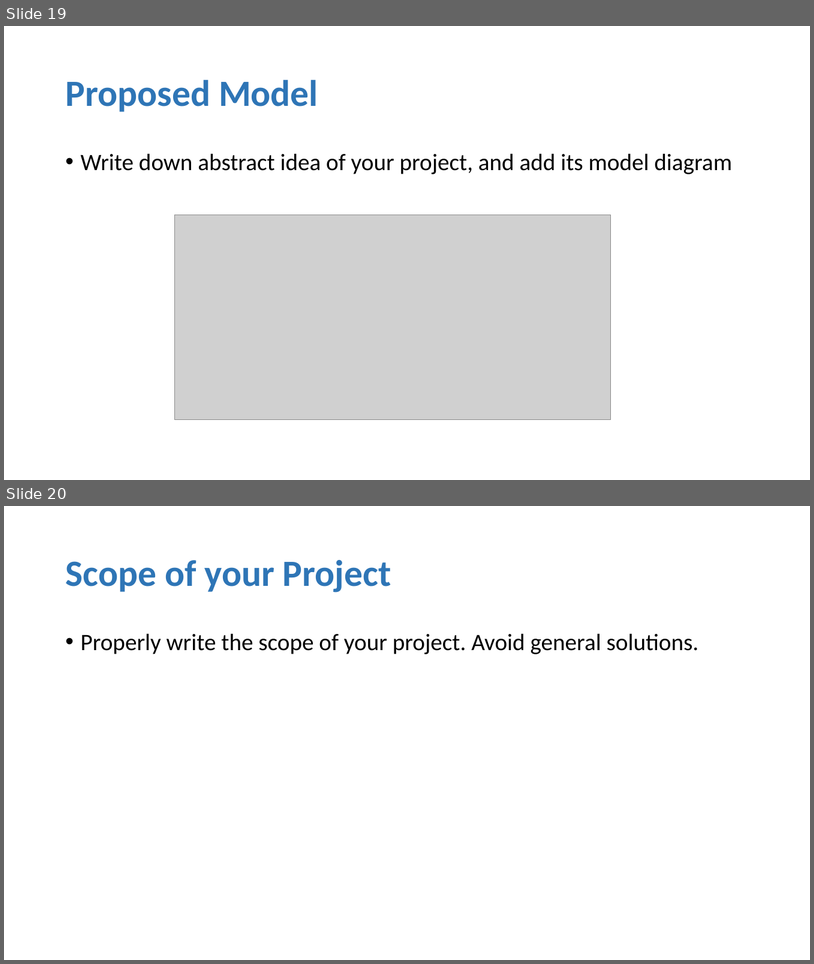
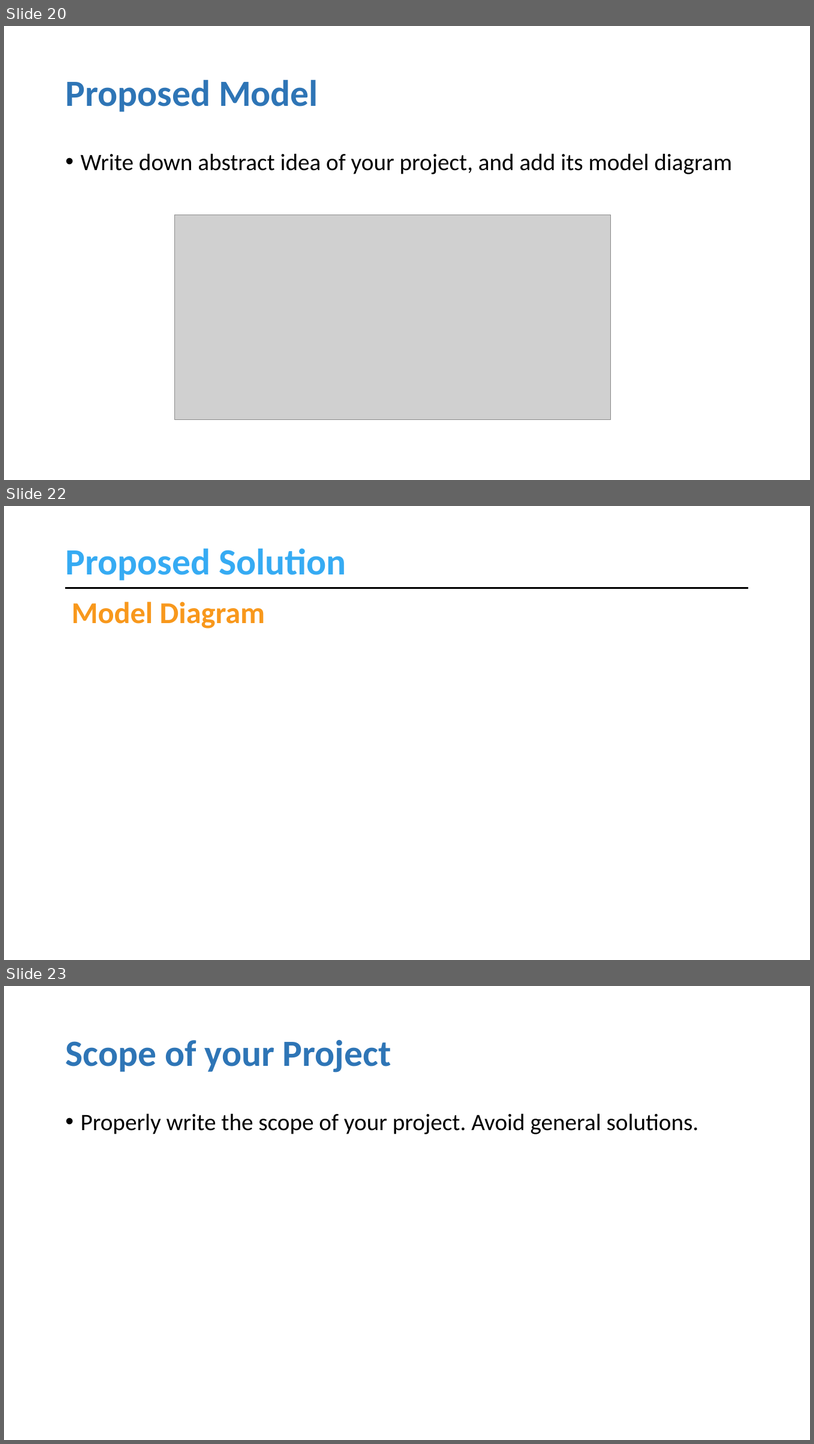
Before and after one commit to muhammadahsanmirza/fyp-constituency-connect, a slide deck: 4- Idea Evaluation/Idea Evaluation Slides - Working Draft.pptx. Shown one above the other, each under a label of ours: slides 19 and 20 before the commit, slides 20, 22 and 23 after it; the slides between them are not shown. The pictures are 814x964 and 814x1444 pixels, drawn with LibreOffice and Linux fonts; fonts in the diff are those of the drawing; grey boxes stand for pictures. Boxes give left, top, right and bottom in pixels: in the first picture for what was removed or moved away, otherwise in the second. Text is boxed around its words. In the diff, an @@ line names an element or a change of style, - is before the commit and + after.

Commit message:
Add Problem Statement and proposed Solution

```diff
--- a/4- Idea Evaluation/Idea Evaluation Slides - Working Draft.pptx
+++ b/4- Idea Evaluation/Idea Evaluation Slides - Working Draft.pptx
@@ slide 22 added at (4, 506, 810, 960), background #FFFFFF @@
@@ title added at (65, 548, 346, 580), 44 pt, text #36ABF3, bold @@
+Proposed Solution
@@ line added from (66, 588) to (749, 588), #000000 2.25 pt @@
@@ text added at (72, 601, 265, 628), 36 pt, text #F8981C, bold @@
+Model Diagram
@@ what was slide 19 is now slide 20 @@
@@ what was slide 20 is now slide 23 @@
```
Also in this commit, not shown: 14 slides changed, 2 other slides added.
